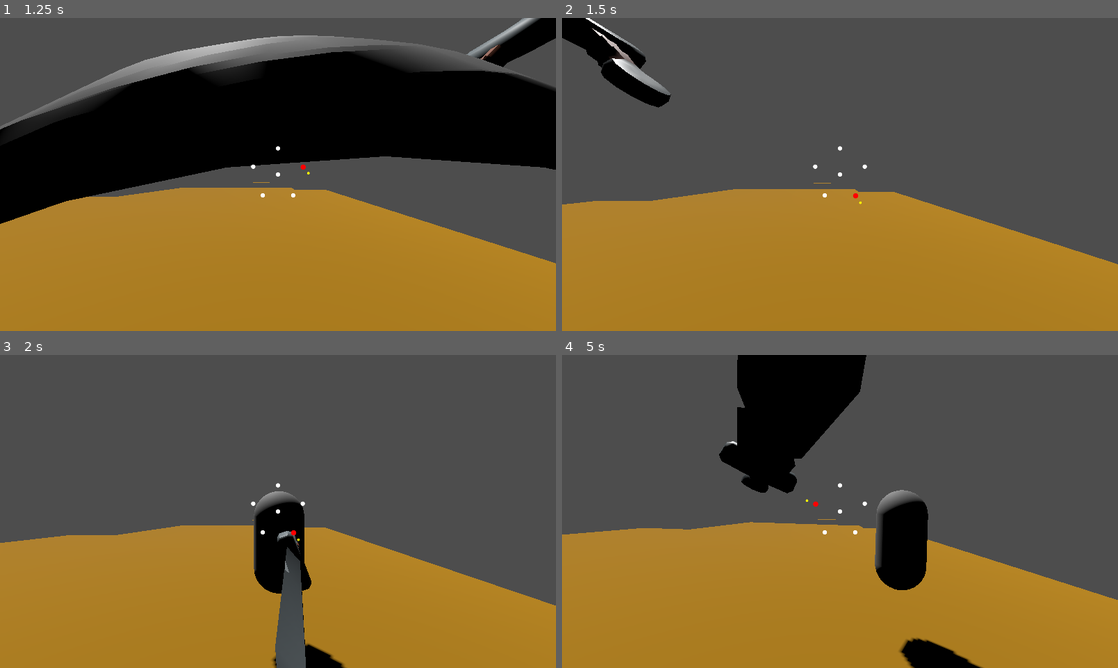
Above: before the commit, frames 1-4 (two rows, left to right).
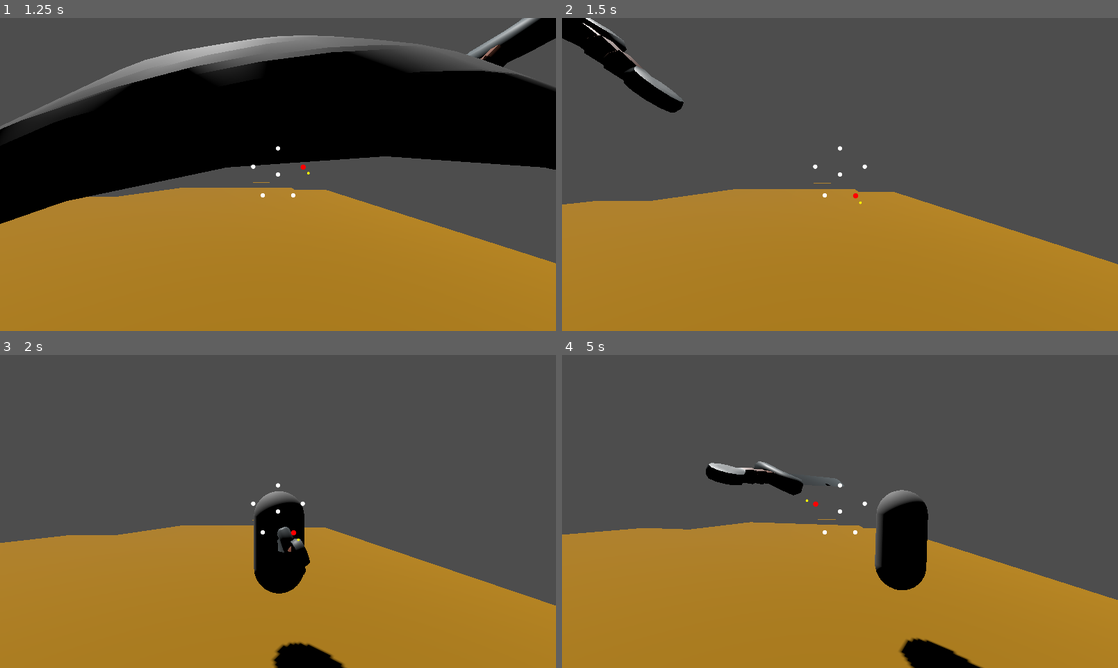
Above: after the commit, the same moments.

Repository: MendelDdS/pdc-godot
Game: Godot game, scene res://scenes/main.tscn
Two runs of this game, one before a commit and one after it. Both use one fixed random seed, a clock stepped at 60 frames per second and the inputs below.
Inputs (mouse positions are in pixels of both pictures, inside the frame that each line leads up to):
- Up to frame 1 (1.25 s): tap Enter (ui_accept) at 0.5, 0.77 s; move the mouse to (305, 174) at 0.52 s; hold D (Right strafe) from 0.53 s (still down); hold Up (Foward) from 0.53 s (still down)
- Up to frame 2 (1.5 s): move the mouse to (812, 174) at 1.27 s; release D (Right strafe) at 1.28 s; release Up (Foward) at 1.28 s; hold Down (Back) from 1.28 s (still down); click (812, 174) at 1.35 s
- Up to frame 3 (2 s): keep holding Down (Back); tap Enter (ui_accept) at 1.52 s
- Up to frame 4 (5 s): move the mouse to (851, 505) at 2.02 s; release Down (Back) at 2.03 s; hold Right mouse button (Item Passive) 2.03-2.78 s; hold D (Right strafe) 2.03-3.53 s; move the mouse to (834, 517) at 2.77 s; tap Up (Foward) at 2.85 s; tap Enter (ui_accept) at 3.02, 3.77, 4.52 s; move the mouse to (878, 514) at 3.52 s; hold A (Left strafe) from 3.53 s (still down); click (878, 514) at 3.6 s; move the mouse to (795, 508) at 4.27 s; right-click (795, 508) at 4.35 s

Frame 1 is identical in both runs. In frame 2, 1.0% of the frame differs, in the area x 0-22%, y 0-31%; in frame 3, 1.8%; in frame 4, 7.4%, in the area x 25-55%, y 0-45%.

Commit message:
fix(#0000): fix sword diagonal attack animation rotation

Diff:
--- a/scenes/actors/player/player.gd
+++ b/scenes/actors/player/player.gd
@@ -232,30 +232,30 @@
 		2: # TOP_RIGHT
 			return {
 				"windup_pos": original_pos + Vector3(0.14, 0.10, 0.18),
-				"windup_quat": original_quat * _local_quat(Vector3(-18.0, 0.0, 34.0)),
+				"windup_quat": original_quat * _local_quat(Vector3(-18.0, 0.0, -34.0)),
 				"attack_pos": original_pos + Vector3(-1.30, -0.98, -0.95),
-				"attack_quat": original_quat * _local_quat(Vector3(28.0, 0.0, -118.0))
+				"attack_quat": original_quat * _local_quat(Vector3(28.0, 0.0, 118.0))
 			}
 		3: # BOTTOM_RIGHT
 			return {
 				"windup_pos": original_pos + Vector3(0.12, -0.06, 0.14),
-				"windup_quat": original_quat * _local_quat(Vector3(-12.0, 0.0, 22.0)),
+				"windup_quat": original_quat * _local_quat(Vector3(-12.0, 0.0, -22.0)),
 				"attack_pos": original_pos + Vector3(-0.92, 0.76, -0.76),
-				"attack_quat": original_quat * _local_quat(Vector3(18.0, 0.0, -68.0))
+				"attack_quat": original_quat * _local_quat(Vector3(18.0, 0.0, 68.0))
 			}
 		4: # BOTTOM_LEFT
 			return {
 				"windup_pos": original_pos + Vector3(-0.12, -0.06, 0.14),
-				"windup_quat": original_quat * _local_quat(Vector3(12.0, 0.0, 22.0)),
+				"windup_quat": original_quat * _local_quat(Vector3(12.0, 0.0, -22.0)),
 				"attack_pos": original_pos + Vector3(0.92, 0.76, -0.76),
-				"attack_quat": original_quat * _local_quat(Vector3(-18.0, 0.0, -68.0))
+				"attack_quat": original_quat * _local_quat(Vector3(-18.0, 0.0, 68.0))
 			}
 		5: # TOP_LEFT
 			return {
 				"windup_pos": original_pos + Vector3(-0.14, 0.10, 0.18),
-				"windup_quat": original_quat * _local_quat(Vector3(18.0, 0.0, 34.0)),
+				"windup_quat": original_quat * _local_quat(Vector3(18.0, 0.0, -34.0)),
 				"attack_pos": original_pos + Vector3(1.30, -0.98, -0.95),
-				"attack_quat": original_quat * _local_quat(Vector3(-28.0, 0.0, -118.0))
+				"attack_quat": original_quat * _local_quat(Vector3(-28.0, 0.0, 118.0))
 			}
 		_:
 			return {
@@ -264,74 +264,6 @@
 				"attack_pos": original_pos + Vector3(0.0, 0.0, -0.75),
 				"attack_quat": original_quat
 			}
-
-func _build_windup_position(from_stance: int, original_pos: Vector3) -> Vector3:
-	match from_stance:
-		0:
-			return original_pos + Vector3(0.0, 0.0, 0.40)
-		1:
-			return original_pos + Vector3(0.0, 0.16, 0.20)
-		2:
-			return original_pos + Vector3(0.14, 0.10, 0.18)
-		3:
-			return original_pos + Vector3(0.12, -0.06, 0.14)
-		4:
-			return original_pos + Vector3(-0.12, -0.06, 0.14)
-		5:
-			return original_pos + Vector3(-0.14, 0.10, 0.18)
-		_:
-			return original_pos + Vector3(0.0, 0.05, 0.15)
-
-func _build_attack_position(from_stance: int, original_pos: Vector3) -> Vector3:
-	match from_stance:
-		0:
-			return original_pos + Vector3(0.0, 0.0, -2.5)
-		1:
-			return original_pos + Vector3(0.0, -1.15, -1.05)
-		2:
-			return original_pos + Vector3(-1.38, -1.02, -1.00)
-		3:
-			return original_pos + Vector3(-0.98, 0.80, -0.80)
-		4:
-			return original_pos + Vector3(0.98, 0.80, -0.80)
-		5:
-			return original_pos + Vector3(1.38, -1.02, -1.00)
-		_:
-			return original_pos + Vector3(0.0, 0.0, -0.75)
-
-func _build_windup_rotation(from_stance: int, original_quat: Quaternion) -> Quaternion:
-	match from_stance:
-		0:
-			return original_quat * _local_quat(Vector3(-10.0, 0.0, 0.0))
-		1:
-			return original_quat * _local_quat(Vector3(-28.0, 0.0, 12.0))
-		2:
-			return original_quat * _local_quat(Vector3(-18.0, 0.0, 34.0))
-		3:
-			return original_quat * _local_quat(Vector3(-12.0, 0.0, 24.0))
-		4:
-			return original_quat * _local_quat(Vector3(-12.0, 0.0, -24.0))
-		5:
-			return original_quat * _local_quat(Vector3(-18.0, 0.0, -34.0))
-		_:
-			return original_quat
-
-func _build_attack_rotation(from_stance: int, original_quat: Quaternion) -> Quaternion:
-	match from_stance:
-		0:
-			return original_quat
-		1:
-			return original_quat * _local_quat(Vector3(84.0, 0.0, 20.0))
-		2:
-			return original_quat * _local_quat(Vector3(30.0, 0.0, -126.0))
-		3:
-			return original_quat * _local_quat(Vector3(20.0, 0.0, -76.0))
-		4:
-			return original_quat * _local_quat(Vector3(20.0, 0.0, 76.0))
-		5:
-			return original_quat * _local_quat(Vector3(30.0, 0.0, 126.0))
-		_:
-			return original_quat
 
 func _local_quat(rot_degrees: Vector3) -> Quaternion:
 	return Quaternion.from_euler(Vector3(
